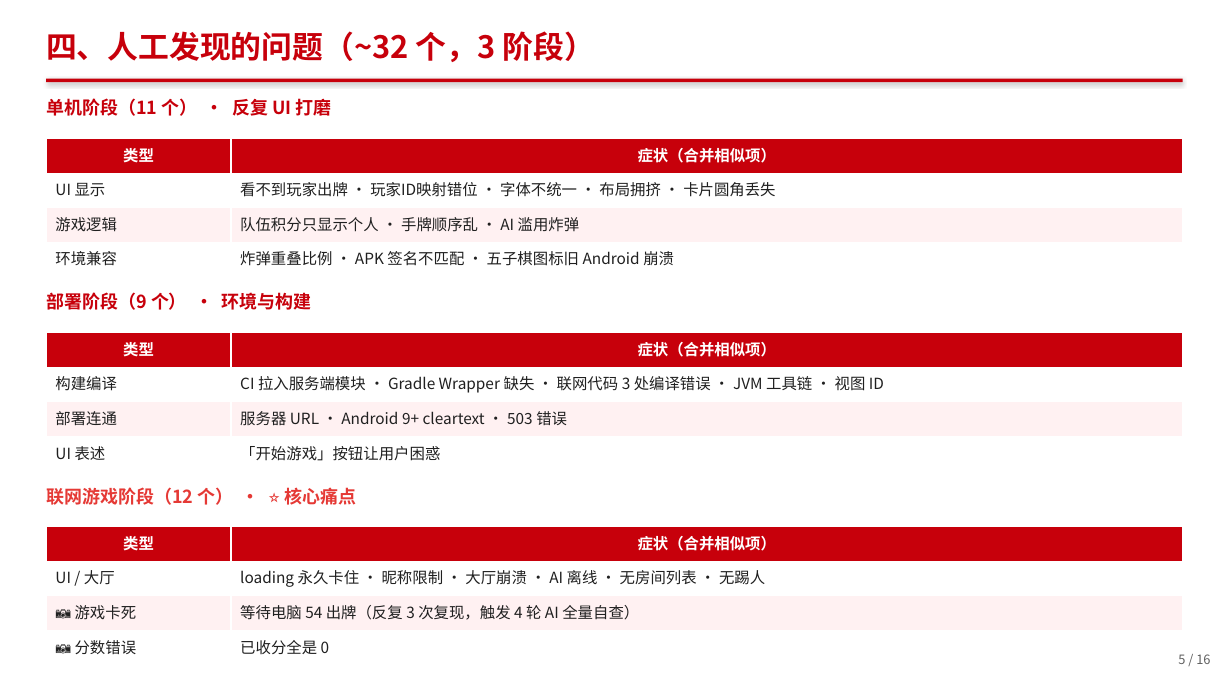
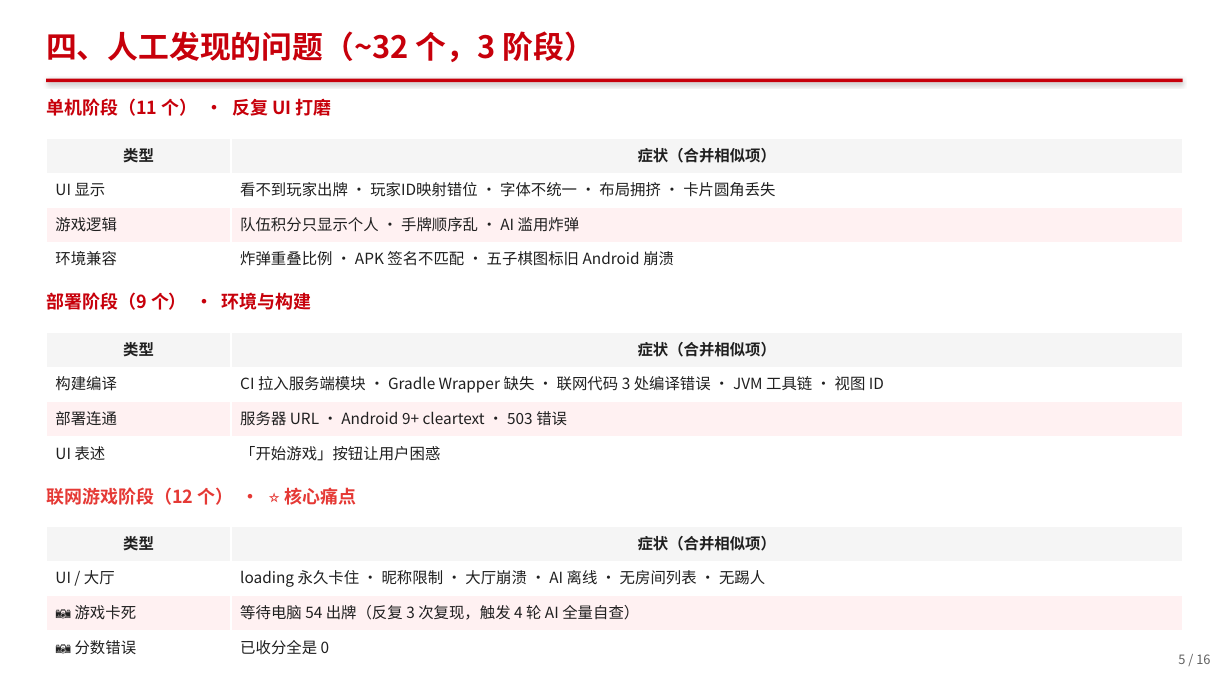
Before and after one commit to berming/AndroidAPP, a slide deck: slide 5 of docs/dev_summary.pptx. Drawn at 1232x693 pixels with LibreOffice and Linux fonts; fonts in the diff are those of the drawing. Boxes give left, top, right and bottom in pixels: in the first picture for what was removed or moved away, otherwise in the second. Text is boxed around its words. In the diff, an @@ line names an element or a change of style, - is before the commit and + after.

```diff
--- a/docs/dev_summary.pptx
+++ b/docs/dev_summary.pptx
@@ table at <box>46,139,1183,277</box> @@
@@ fill #C7000B to #F5F5F5 in row 1 @@
@@ text colour #FFFFFF to #202020 in "类型", "症状（合并相似项）" @@
@@ table at <box>46,333,1183,471</box> @@
@@ fill #C7000B to #F5F5F5 in row 1 @@
@@ text colour #FFFFFF to #202020 in "类型", "症状（合并相似项）" @@
@@ table at <box>46,527,1183,665</box> @@
@@ fill #C7000B to #F5F5F5 in row 1 @@
@@ text colour #FFFFFF to #202020 in "类型", "症状（合并相似项）" @@
```
Also in this commit, not shown: 12 other slides changed, 3 other files.
